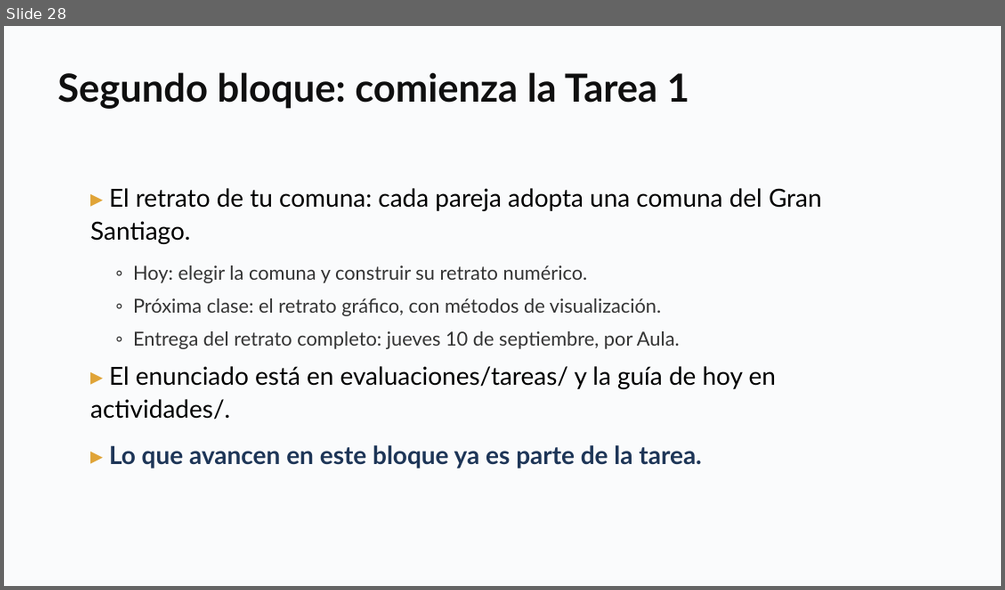
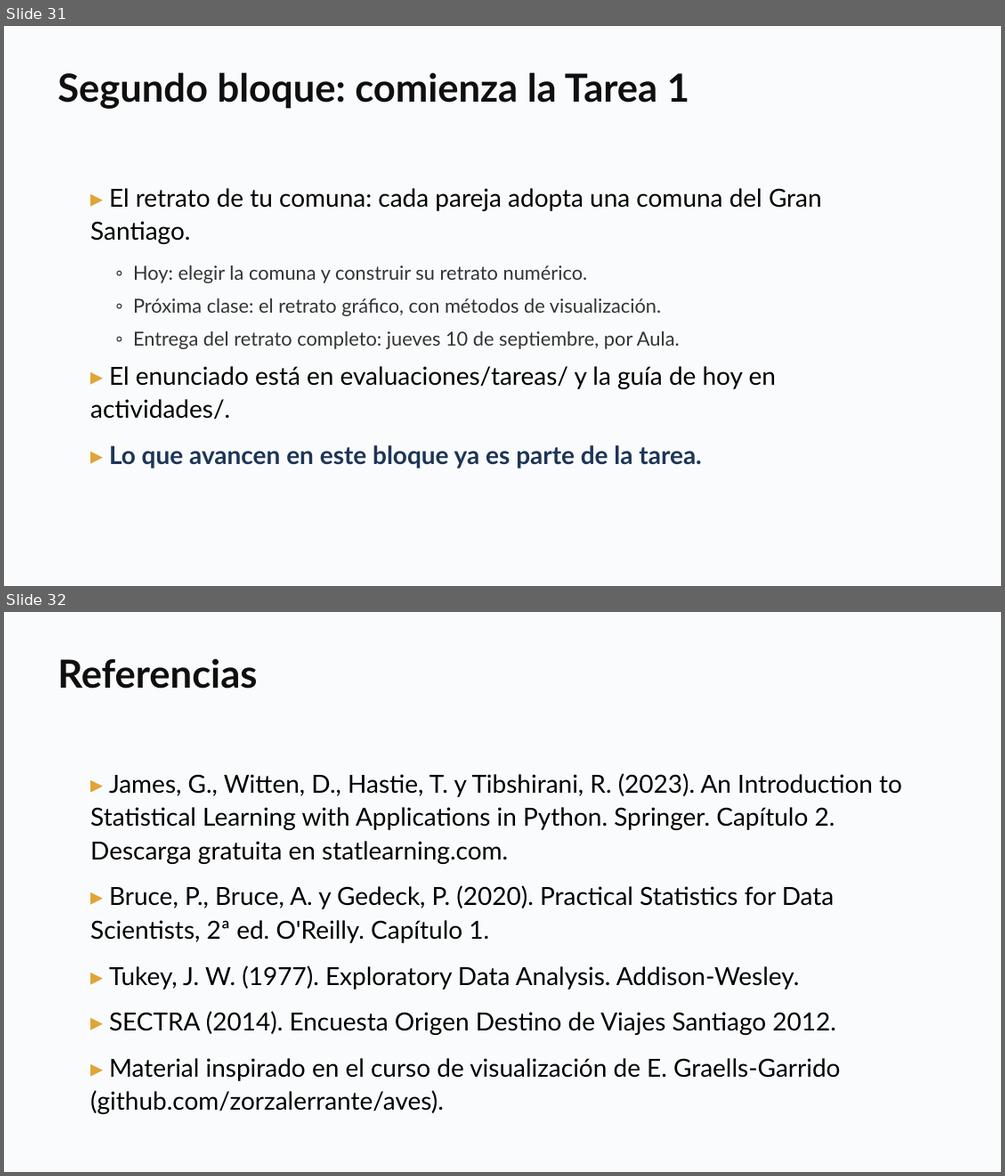
Before and after one commit to daniopitz/cienciadatos, a slide deck: presentaciones/clase02_pandas_eda.pptx. Shown one above the other, each under a label of ours: slide 28 before the commit, slides 31 and 32 after it. The pictures are 1005x590 and 1005x1176 pixels, drawn with LibreOffice and Linux fonts; fonts in the diff are those of the drawing. Boxes give left, top, right and bottom in pixels: in the first picture for what was removed or moved away, otherwise in the second. Text is boxed around its words. In the diff, an @@ line names an element or a change of style, - is before the commit and + after.

```diff
--- a/presentaciones/clase02_pandas_eda.pptx
+++ b/presentaciones/clase02_pandas_eda.pptx
@@ slide 32 added at box(4, 612, 1001, 1172), background #FFFFFF @@
@@ rectangle added at box(4, 612, 1001, 1172), fill #FAFBFC @@
@@ text added at box(57, 658, 257, 689), 28 pt, text #0F0F0F, bold @@
+Referencias
@@ text added at box(90, 773, 902, 1114), 18 pt, text #000000 @@
+▸ James, G., Witten, D., Hastie, T. y Tibshirani, R. (2023). An Introduction to Statistical Learning with Applications in Python. Springer. Capítulo 2. Descarga gratuita en statlearning.com.
+▸ Bruce, P., Bruce, A. y Gedeck, P. (2020). Practical Statistics for Data Scientists, 2ª ed. O'Reilly. Capítulo 1.
+▸ Tukey, J. W. (1977). Exploratory Data Analysis. Addison-Wesley.
+▸ SECTRA (2014). Encuesta Origen Destino de Viajes Santiago 2012.
+▸ Material inspirado en el curso de visualización de E. Graells-Garrido (github.com/zorzalerrante/aves).
@@ what was slide 28 is now slide 31 @@
```
Also in this commit, not shown: 3 slides changed, 5 other slides added, 2 slides removed, 1 other file.
